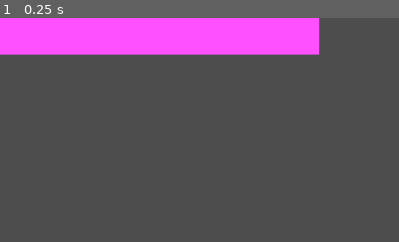
Above: before the commit, frame 1.
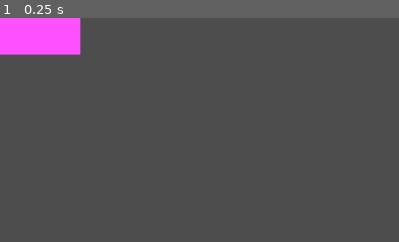
Above: after the commit, the same moment.

Repository: yjin910517/godot-puzzle-modules
Game: Godot game, scene res://Scenes/HoldingBarUI.tscn
Same seed, same stepped clock (60 frames per second), same inputs: the game is played once before the commit and once after it. The project has no main scene, so this scene is started directly.
Inputs:
- Up to frame 1 (0.25 s): no input
The pictures show only the part of the screen within x 20-69%, y 0-50%; the shares and areas given below are measured in that part.

The runs differ from the first frame. In frame 1, 9.9% of the frame differs, in the area x 20-81%, y 0-17%.

Commit message:
a basic mechanism for key smashing

Diff:
--- a/egg_cooker/Scenes/HoldingBarUI.tscn
+++ b/egg_cooker/Scenes/HoldingBarUI.tscn
@@ -7,7 +7,7 @@
 anchors_preset = 15
 anchor_right = 1.0
 anchor_bottom = 1.0
-offset_right = -389.0
+offset_right = -676.0
 offset_bottom = -376.0
 grow_horizontal = 2
 grow_vertical = 2
--- /dev/null
+++ b/egg_cooker/Scenes/SmashKeyUI.tscn
@@ -0,0 +1,42 @@
+[gd_scene load_steps=5 format=3 uid="uid://duri8wnmex1p5"]
+
+[ext_resource type="Script" path="res://Scripts/smash_key_ui.gd" id="1_pw0i3"]
+[ext_resource type="Texture2D" uid="uid://dfeb4ofy6w1bt" path="res://Arts/smash_button_icon1.png" id="2_7lil7"]
+[ext_resource type="Texture2D" uid="uid://c6lyghjiauaei" path="res://Arts/smash_button_icon2.png" id="3_5dnkf"]
+
+[sub_resource type="SpriteFrames" id="SpriteFrames_c8pvr"]
+animations = [{
+"frames": [{
+"duration": 1.0,
+"texture": ExtResource("2_7lil7")
+}, {
+"duration": 1.0,
+"texture": ExtResource("3_5dnkf")
+}, {
+"duration": 1.0,
+"texture": ExtResource("2_7lil7")
+}],
+"loop": false,
+"name": &"smash",
+"speed": 10.0
+}]
+
+[node name="SmashKeyUI" type="Control"]
+layout_mode = 3
+anchors_preset = 15
+anchor_right = 1.0
+anchor_bottom = 1.0
+grow_horizontal = 2
+grow_vertical = 2
+script = ExtResource("1_pw0i3")
+
+[node name="EnergyBar" type="ColorRect" parent="."]
+layout_mode = 0
+offset_right = 15.0
+offset_bottom = 40.0
+
+[node name="KeyIcon" type="AnimatedSprite2D" parent="."]
+position = Vector2(60, 77)
+sprite_frames = SubResource("SpriteFrames_c8pvr")
+animation = &"smash"
+frame_progress = 0.0336078
--- a/egg_cooker/Scripts/holding_bar_ui.gd
+++ b/egg_cooker/Scripts/holding_bar_ui.gd
@@ -14,11 +14,18 @@
 	is_ticker_reacting = true
 	is_ticker_reversible = true
 
+
 func _process(delta):
 	# move ticker when space key is held
 	if Input.is_action_pressed("hold_space"):
 		if is_ticker_reacting:
-			ticker.position.x += speed * delta
+			if ticker.position.x + speed * delta <= size.x:
+				ticker.position.x += speed * delta
+			else:
+				ticker.position.x = size.x
+				is_ticker_reversible = false
+				is_ticker_reacting = false
+				print("Failed to release")
 
 	# if space is released inside buffer zone, ticker will move backward and stop at origin
 	elif is_ticker_reversible:
@@ -29,6 +36,7 @@
 
 	# if space key is released in lock-in zone.
 	if Input.is_action_just_released("hold_space"):
+		# change to a method on bar object and a function for range evaluation
 		if ticker.position.x >= 200:
 			print("Space was released at ", ticker.position.x)
 			is_ticker_reversible = false
--- /dev/null
+++ b/egg_cooker/Scripts/smash_key_ui.gd
@@ -0,0 +1,47 @@
+extends Control
+
+
+@onready var key = $KeyIcon
+@onready var energy_bar = $EnergyBar
+
+
+const max_target = 200
+
+var is_reacting
+var smash_started
+
+var forward_speed
+var backward_speed
+
+# Called when the node enters the scene tree for the first time.
+func _ready() -> void:
+
+	is_reacting = true
+	smash_started = false
+
+	forward_speed = 700
+	backward_speed = 10
+
+
+func _process(delta):
+	if is_reacting:
+		# grow the energy bar when the key is pressed
+		if Input.is_action_just_pressed("stir_smash"):
+			key.play("smash")
+			smash_started = true
+
+			if energy_bar.size.x + forward_speed * delta <= max_target:
+				energy_bar.size.x += forward_speed * delta
+			else:
+				energy_bar.size.x = max_target
+				is_reacting = false
+				print("Egg well stirred!")
+
+		# decrease the energy bar at a constant speed
+		if smash_started:
+			if energy_bar.size.x - backward_speed * delta > 0:
+				energy_bar.size.x -= backward_speed * delta
+			else:
+				energy_bar.size.x = 0
+				is_reacting = false
+				print("Mission failed")
--- a/egg_cooker/project.godot
+++ b/egg_cooker/project.godot
@@ -26,3 +26,8 @@
 "events": [Object(InputEventKey,"resource_local_to_scene":false,"resource_name":"","device":0,"window_id":0,"alt_presse …(189 unchanged characters)…
 ]
 }
+stir_smash={
+"deadzone": 0.5,
+"events": [Object(InputEventKey,"resource_local_to_scene":false,"resource_name":"","device":-1,"window_id":0,"alt_pressed":false,"shift_pressed":false,"ctrl_pressed":false,"meta_pressed":false,"pressed":false,"keycode":0,"physical_keycode":69,"key_label":0,"unicode":101,"location":0,"echo":false,"script":null)
+]
+}
Binary file added: egg_cooker/Arts/smash_button_icon1.png
Not shown, added: egg_cooker/Arts/smash_button_icon1.png.import
Binary file added: egg_cooker/Arts/smash_button_icon2.png
Not shown, added: egg_cooker/Arts/smash_button_icon2.png.import
